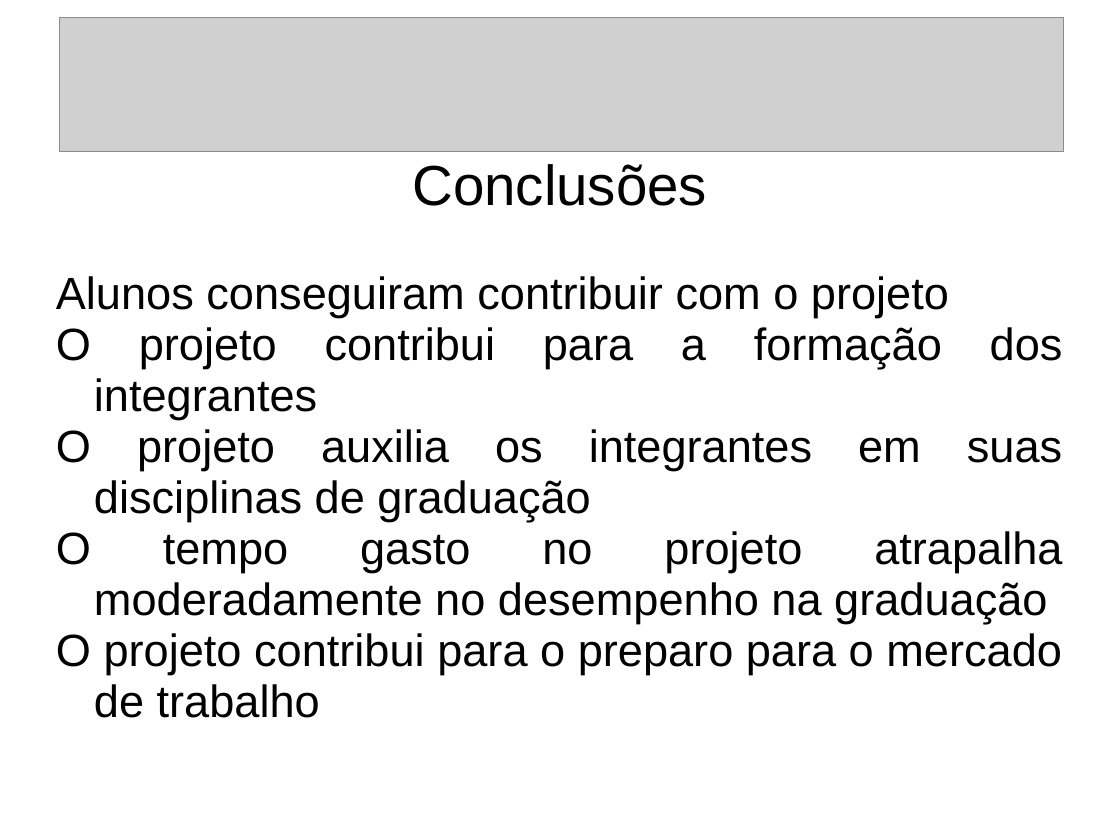
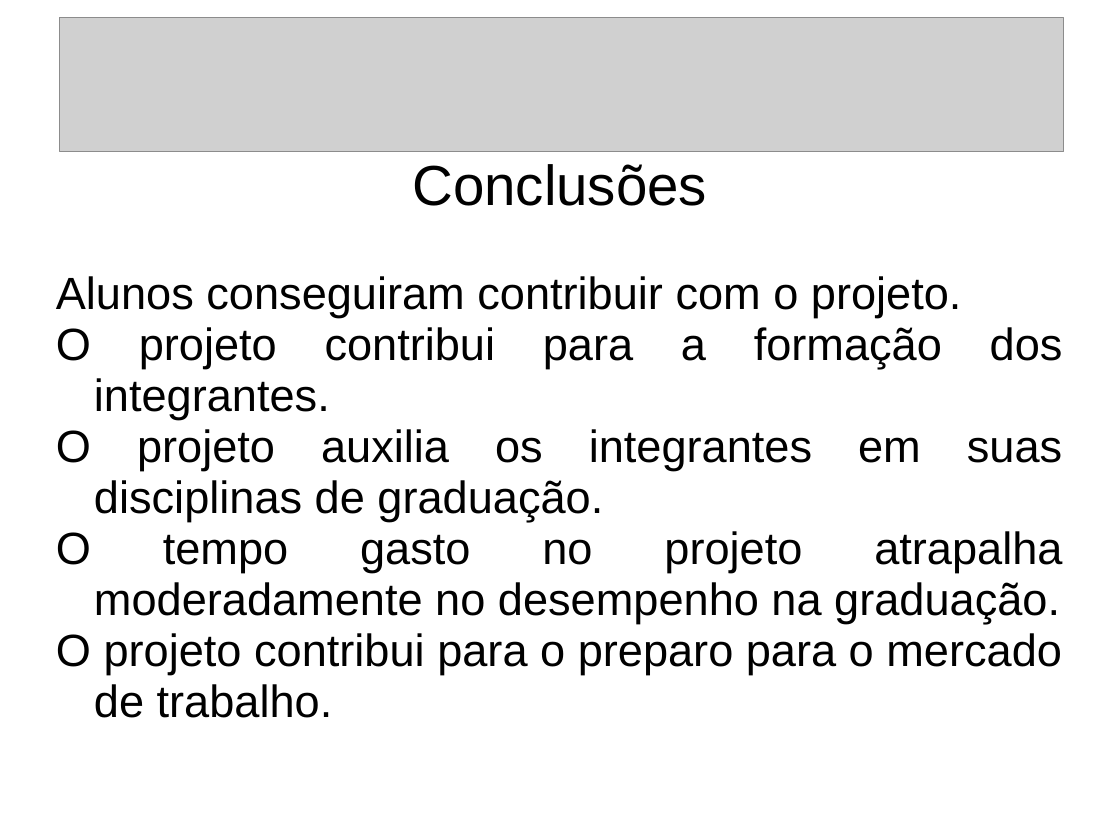
Before and after one commit to camilaferreira251/artigoFESS2014, a slide deck: slide 10 of ApresentacaoArtigo.odp. Drawn at 1120x840 pixels with LibreOffice and Linux fonts; fonts in the diff are those of the drawing; grey boxes stand for pictures. Boxes give left, top, right and bottom in pixels: in the first picture for what was removed or moved away, otherwise in the second. Text is boxed around its words. In the diff, an @@ line names an element or a change of style, - is before the commit and + after.

```diff
--- a/ApresentacaoArtigo.odp
+++ b/ApresentacaoArtigo.odp
@@ subtitle at box(56, 276, 1063, 718): text changed @@
-Alunos conseguiram contribuir com o projeto
-O projeto contribui para a formação dos integrantes
-O projeto auxilia os integrantes em suas disciplinas de graduação
-O tempo gasto no projeto atrapalha moderadamente no desempenho na graduação
-O projeto contribui para o preparo para o mercado de trabalho
+Alunos conseguiram contribuir com o projeto.
+O projeto contribui para a formação dos integrantes.
+O projeto auxilia os integrantes em suas disciplinas de graduação.
+O tempo gasto no projeto atrapalha moderadamente no desempenho na graduação.
+O projeto contribui para o preparo para o mercado de trabalho.
```
Also in this commit, not shown: 3 other slides changed, 1 slide added, 1 slide removed.
